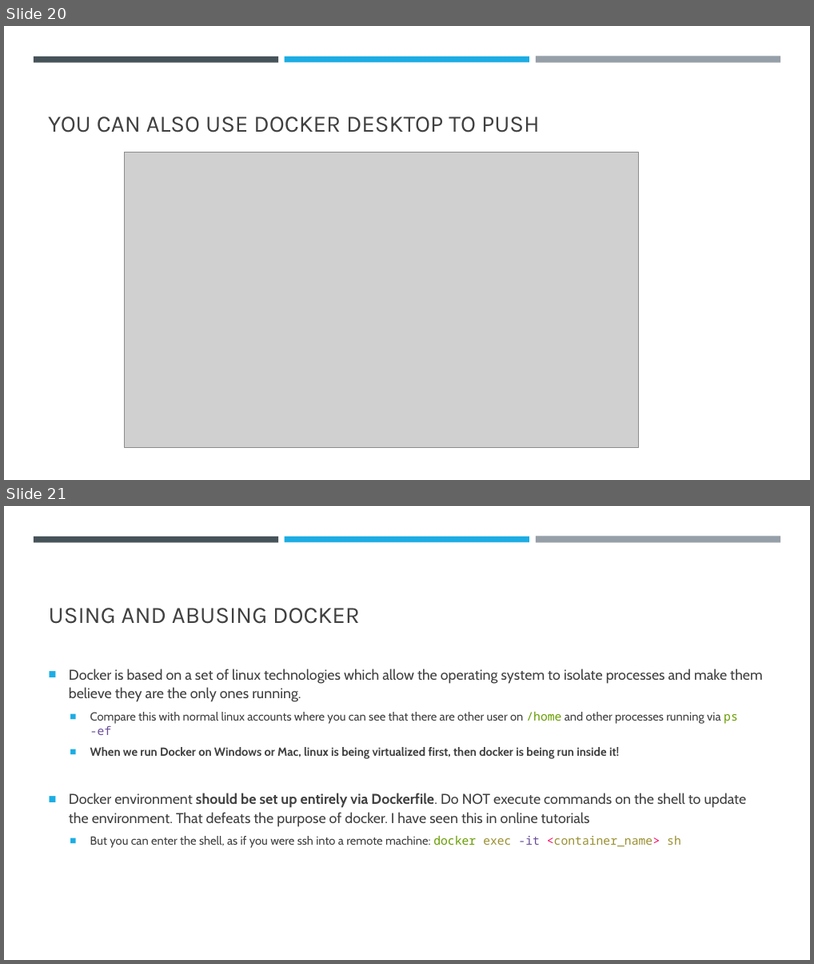
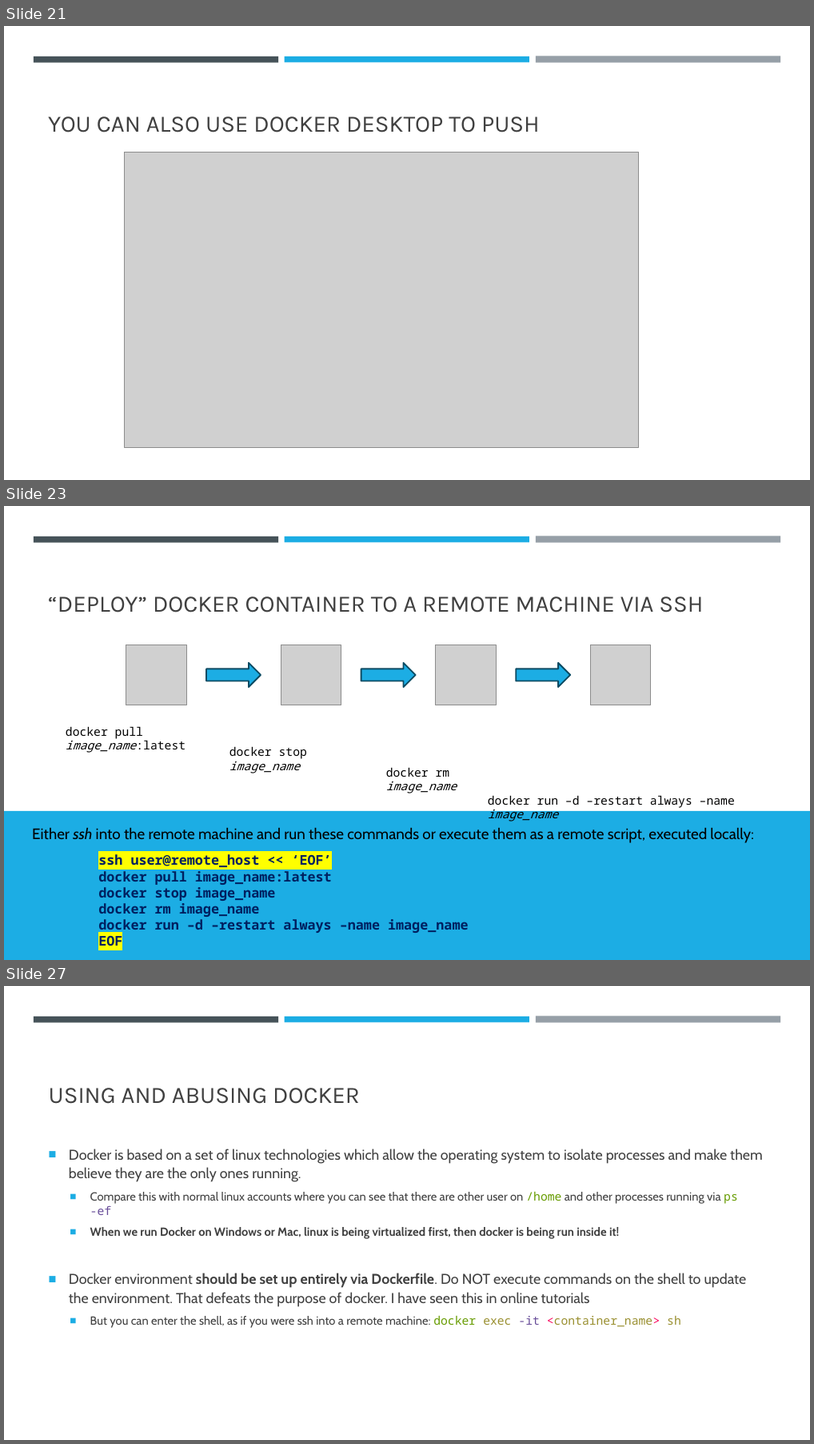
Before and after one commit to falconair/ProgrammingForAnalytics, a slide deck: lectures/120_dockerize_python_app/Docker – an introduction.pptx. Shown one above the other, each under a label of ours: slides 20 and 21 before the commit, slides 21, 23 and 27 after it; the slides between them are not shown. The pictures are 814x964 and 814x1444 pixels, drawn with LibreOffice and Linux fonts; fonts in the diff are those of the drawing; grey boxes stand for pictures. Boxes give left, top, right and bottom in pixels: in the first picture for what was removed or moved away, otherwise in the second. Text is boxed around its words. In the diff, an @@ line names an element or a change of style, - is before the commit and + after.

```diff
--- a/lectures/120_dockerize_python_app/Docker – an introduction.pptx
+++ b/lectures/120_dockerize_python_app/Docker – an introduction.pptx
@@ slide 23 added at (x1=4, y1=506, x2=810, y2=960), background #FFFFFF; not listed: 3 template elements that a slide beside it also shows @@
@@ title added at (x1=48, y1=596, x2=703, y2=612), 28 pt, text #404040 @@
+“DEPLOY” DOCKER CONTAINER TO A REMOTE MACHINE VIA SSH
@@ picture added at (x1=126, y1=644, x2=186, y2=705) @@
@@ picture added at (x1=281, y1=644, x2=342, y2=705) @@
@@ picture added at (x1=436, y1=644, x2=497, y2=705) @@
@@ picture added at (x1=591, y1=644, x2=651, y2=705) @@
@@ right arrow added at (x1=206, y1=663, x2=261, y2=687), fill #1CADE4, outline #0C4C64 1.75 pt @@
@@ right arrow added at (x1=362, y1=663, x2=416, y2=687), fill #1CADE4, outline #0C4C64 1.75 pt @@
@@ right arrow added at (x1=516, y1=663, x2=571, y2=687), fill #1CADE4, outline #0C4C64 1.75 pt @@
@@ text added at (x1=66, y1=726, x2=186, y2=752), 14 pt, text #000000 @@
+docker pull image_name:latest
@@ text added at (x1=230, y1=746, x2=307, y2=773), 14 pt, text #000000 @@
+docker stop image_name
@@ text added at (x1=386, y1=767, x2=457, y2=793), 14 pt, text #000000, italic @@
+docker rm image_name
@@ rectangle added at (x1=4, y1=811, x2=810, y2=960), fill #1CADE4 @@
@@ text added at (x1=488, y1=795, x2=735, y2=821), 14 pt, text #000000 @@
+docker run –d –restart always –name image_name
@@ text added at (x1=32, y1=828, x2=754, y2=843), 18 pt, text #000000 @@
+Either ssh into the remote machine and run these commands or execute them as a remote script, executed locally:
@@ text added at (x1=98, y1=854, x2=468, y2=945), 16 pt, text #002060, bold @@
+ssh user@remote_host << ‘EOF’
+docker pull image_name:latest
+docker stop image_name
+docker rm image_name
+docker run –d –restart always –name image_name
+EOF
@@ what was slide 20 is now slide 21 @@
@@ what was slide 21 is now slide 27 @@
```
Also in this commit, not shown: 5 other slides added.
